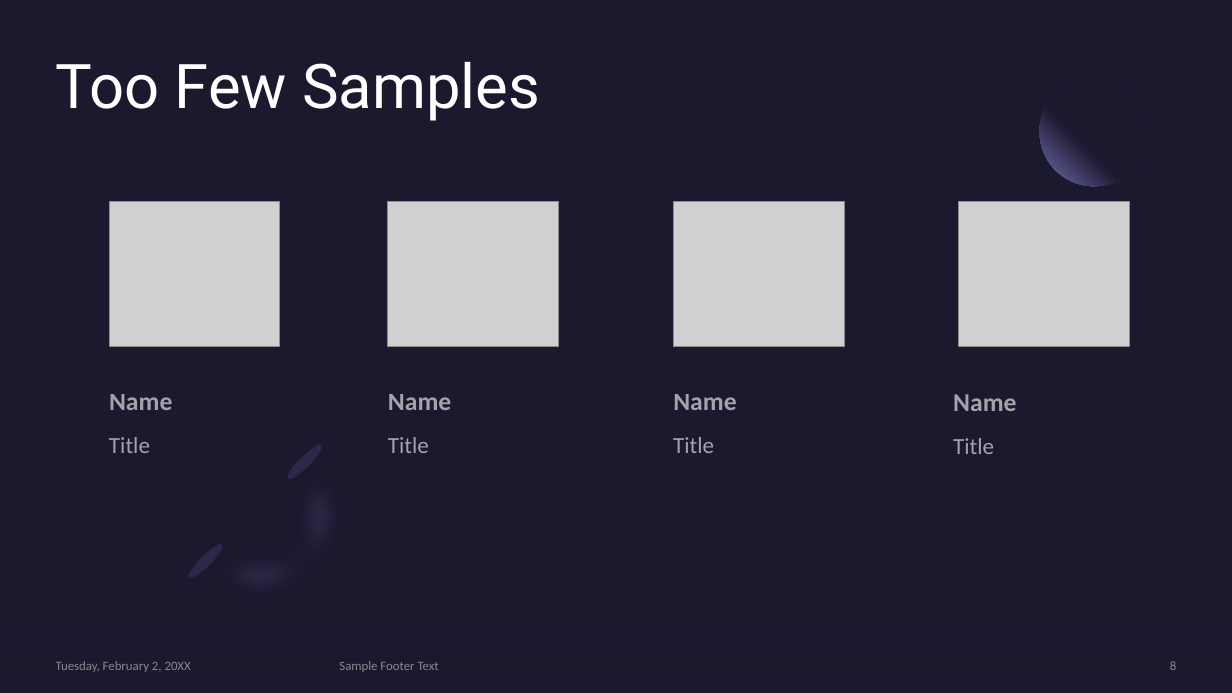
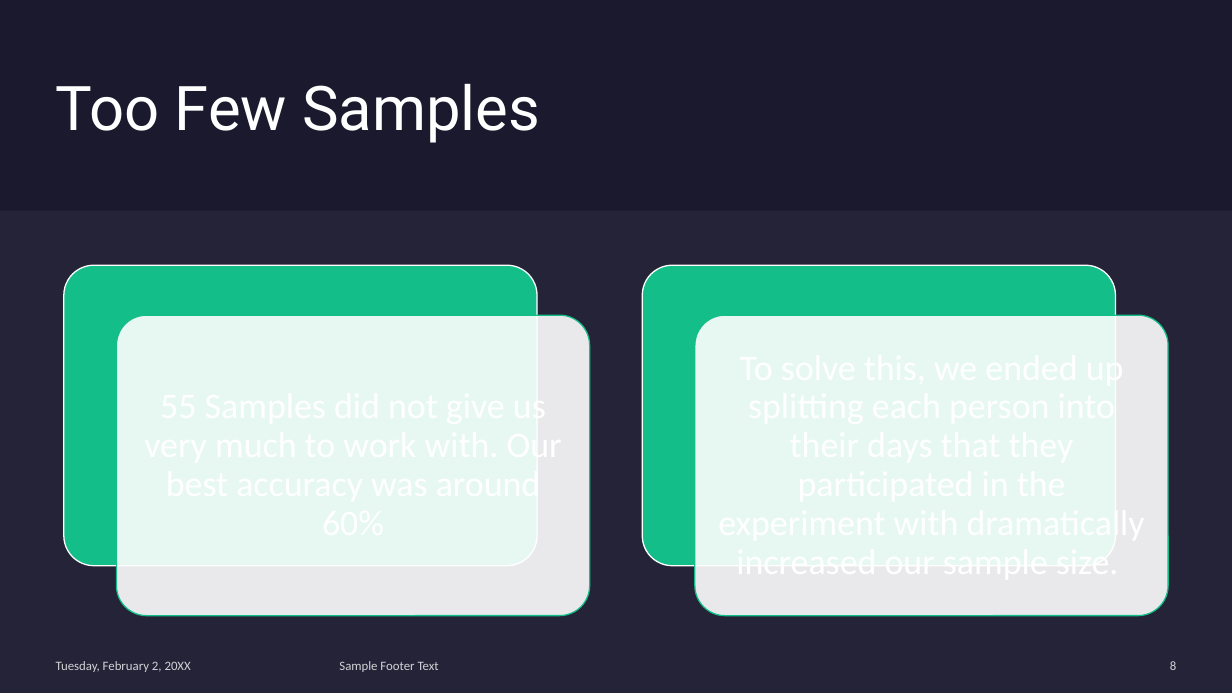
Before and after one commit to davevstorey/CS5080_TS, a slide deck: slide 8 of Classifying Depression with Activity.pptx. Drawn at 1232x693 pixels with LibreOffice and Linux fonts; fonts in the diff are those of the drawing; grey boxes stand for pictures. Boxes give left, top, right and bottom in pixels: in the first picture for what was removed or moved away, otherwise in the second. Text is boxed around its words. In the diff, an @@ line names an element or a change of style, - is before the commit and + after.

```diff
--- a/Classifying Depression with Activity.pptx
+++ b/Classifying Depression with Activity.pptx
@@ rectangle added at [0,0,1232,693], fill #1B192E @@
@@ title "Too Few Samples" at [56,83,540,143]: line spacing 0.9 to 1; vertical alignment top to middle @@
@@ ellipse removed at [1040,77,1149,186] @@
@@ picture removed at [109,201,280,347] @@
@@ picture removed at [388,201,559,347] @@
@@ picture removed at [674,201,845,347] @@
@@ picture removed at [958,201,1129,347] @@
@@ rectangle added at [0,211,1232,693], fill #E4E3F0 at 5% opacity @@
@@ group added at [64,265,1168,616]: 4 rounded rectangles @@
@@ text removed at [109,394,172,410] @@
-Name
@@ text removed at [388,394,451,410] @@
-Name
@@ text removed at [673,394,736,410] @@
-Name
@@ text removed at [953,394,1016,411] @@
-Name
@@ text removed at [109,437,150,453] @@
-Title
@@ text removed at [388,437,429,453] @@
-Title
@@ text removed at [673,437,714,453] @@
-Title
@@ text removed at [953,438,994,454] @@
-Title
@@ group removed at [178,434,389,645]: 2 freeform shapes, 2 ellipses @@
@@ text colour #A6A6A6 at 80% opacity to #FFFFFF at 80% opacity; more space between paragraphs in 3 elements at [56,661,191,672], [339,661,439,672], [1170,661,1176,670] @@
```
Also in this commit, not shown: 1 other slide changed, 1 other file.
